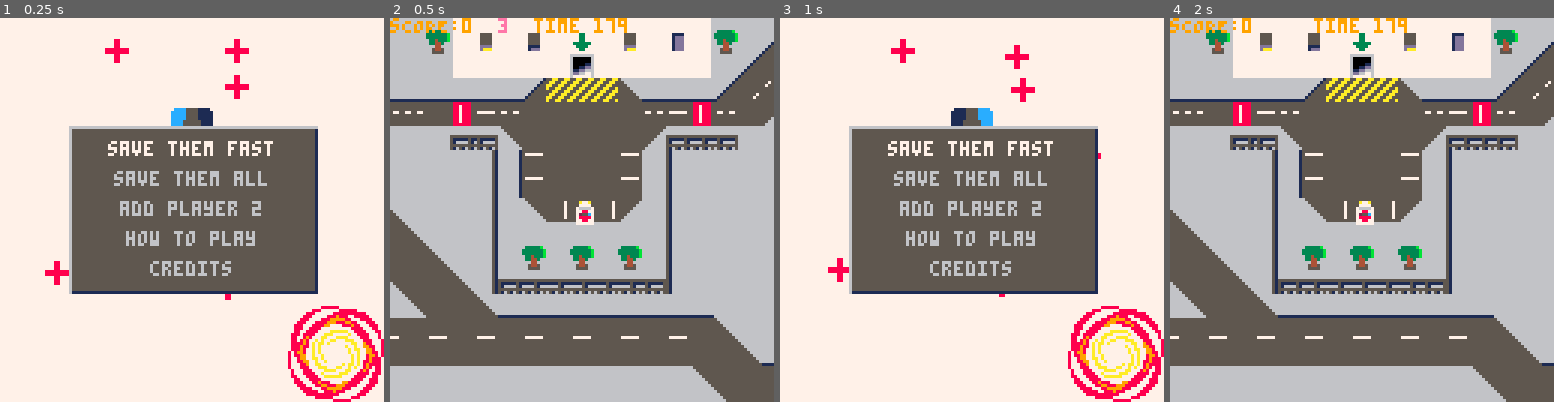
Above: before the commit, frames 1-4 (left to right).
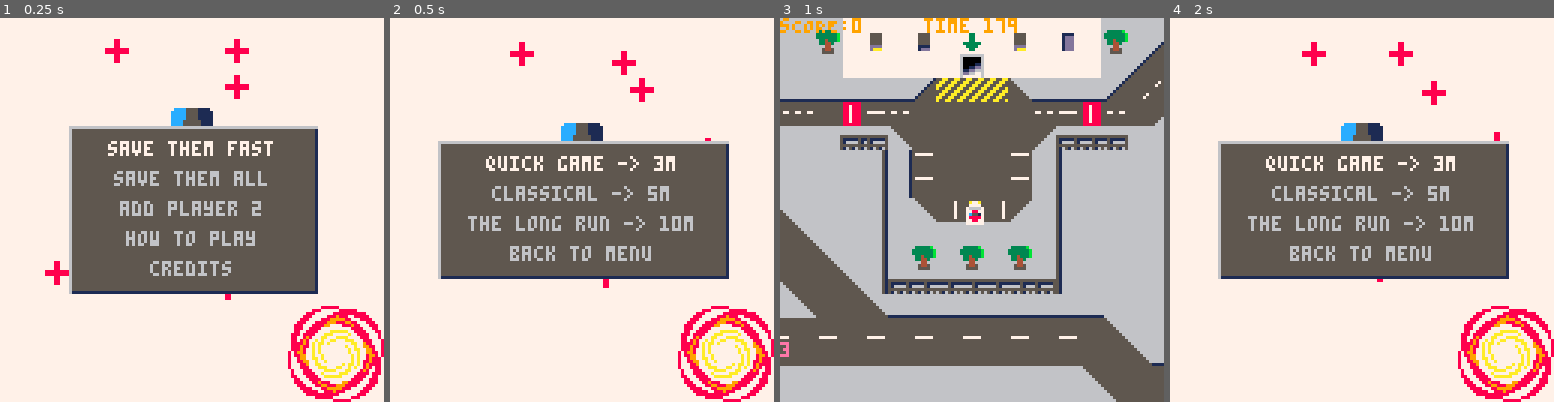
Above: after the commit, the same moments.

Repository: GraulierBrice/ludum-dare-46
Game: PICO-8 cartridge keep-it-alive.p8
Same seed, same stepped clock (60 frames per second), same inputs: the game is played once before the commit and once after it.
Inputs:
- Up to frame 1 (0.25 s): no input
- Up to frame 2 (0.5 s): tap X (X key) at 0.33 s
- Up to frame 3 (1 s): tap O (Z key) at 0.7 s
- Up to frame 4 (2 s): tap X (X key) at 1.07, 1.85 s; hold Right from 1.6 s (still down); tap O (Z key) at 1.7 s

Frame 1 is identical in both runs. In frame 2, 84% of the frame differs, in the area x 0-100%, y 0-100%; in frame 3, 81%; in frame 4, 83%.

Commit message:
remove two patient spawns and move morphines

Diff:
--- a/keep-it-alive.p8
+++ b/keep-it-alive.p8
@@ -18,7 +18,8 @@
 		menu_select=1,
 		map_id=1,
 		start=0,
-		nb_players=1
+		nb_players=1,
+		mode_1_duration=180
 	}
 
 	phy={
@@ -40,9 +41,7 @@
 			patients_spawns={
 				vec_mul(vector(78,27), vector(8,8)),
 				vec_mul(vector(72,6), vector(8,8)),
-				vec_mul(vector(90,3), vector(8,8)),
 				vec_mul(vector(94,3), vector(8,8)),
-				vec_mul(vector(97,3), vector(8,8)),
 				vec_mul(vector(122,8), vector(8,8)),
 				vec_mul(vector(123,20), vector(8,8))
 			},
@@ -58,8 +57,8 @@
 			},
 			morphines={
 				vec_mul(vector(91,6), vector(8,8)),
-				vec_mul(vector(69,20), vector(8,8)),
-				vec_mul(vector(117,26), vector(8,8))
+				vec_mul(vector(71,16), vector(8,8)),
+				vec_mul(vector(125,11), vector(8,8))
 			},
 			bounds={min=vector(64*8,0), max=vector(128*8,32*8)}
 		}
@@ -119,7 +118,7 @@
 	morphines={}
 	patients={}
 	particles = {}
-	game.start=time()+180
+	game.start=time()+game.mode_1_duration
 	game.mode=mode
 	game.score = 0
 
@@ -502,7 +501,7 @@
 	{
 		opts={"save them fast", "save them all", "add player 2", "how to play","credits"},
 		run={
-			function() game_start(game.nb_players, 1, 1) end,
+			change_menu(6),
 			function() game_start(game.nb_players, 1, 2) end,
 			function()
 				if (game.nb_players==1) then game.nb_players=2 menus[1].opts[3]="add player 2"
@@ -537,7 +536,16 @@
 		l=23*4+4,
 		w=45
 	},
-
+	{
+		opts={"quick game -> 3m", "classical -> 5m", "the long run -> 10m", "back to menu"},
+		run={
+			function() game.mode_1_duration=180 game_start(game.nb_players, 1, 1) end,
+			function() game.mode_1_duration=300 game_start(game.nb_players, 1, 1) end,
+			function() game.mode_1_duration=600 game_start(game.nb_players, 1, 1) end,
+			change_menu(1)},
+		l=23*4+4,
+		w=45
+	},
 	display = function(menu)
 		draw_menu_box(cam.x+64-menu.l/2,cam.y+64-menu.w/2,menu.l,menu.w,menu.opts) end
 	}
